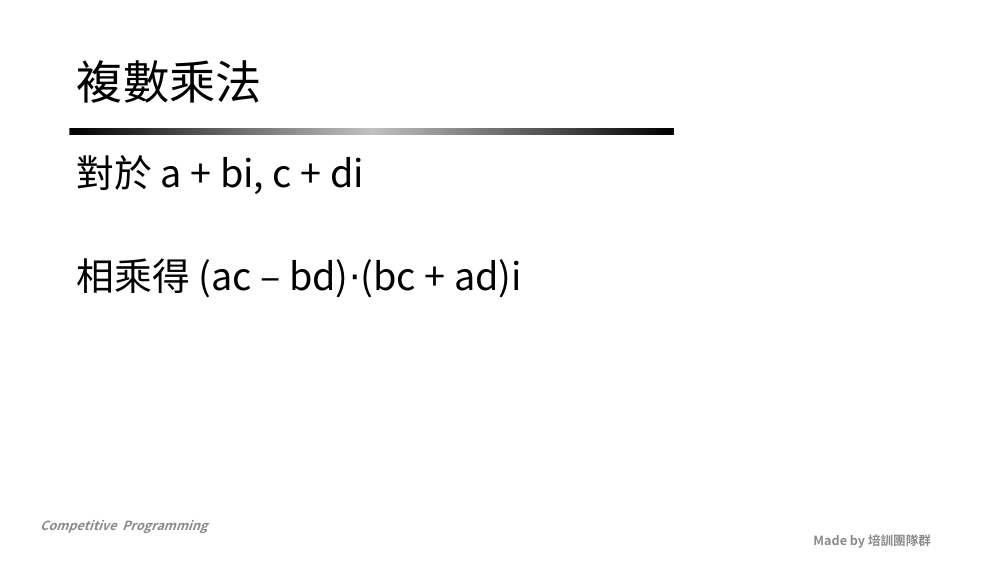
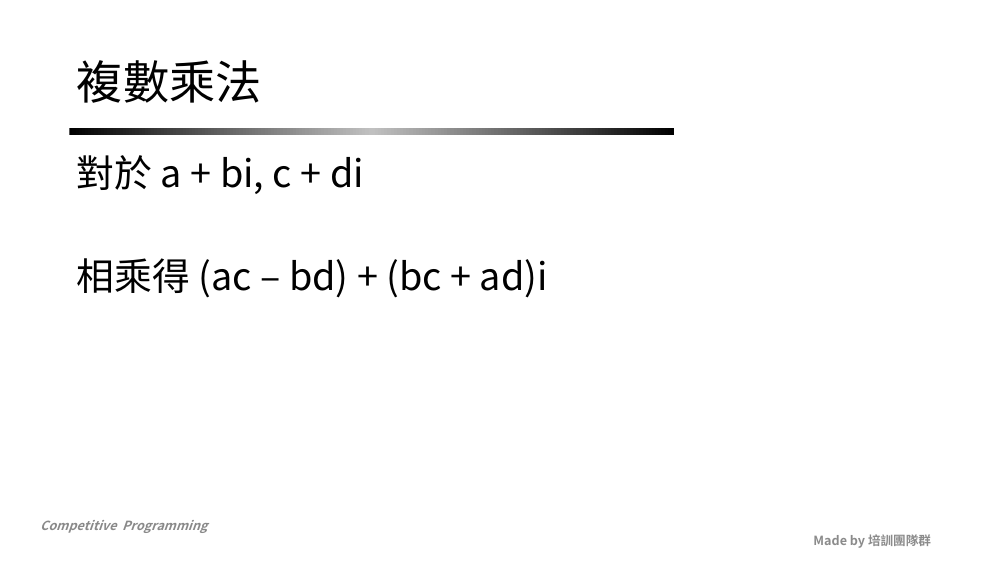
Before and after one commit to NCKUACM-Notes/nckuacm.github.io, a slide deck: slide 27 of 2019/slides/week15_1.pptx. Drawn at 1008x567 pixels with LibreOffice and Linux fonts; fonts in the diff are those of the drawing; background and template pictures are left out. Boxes give left, top, right and bottom in pixels: in the first picture for what was removed or moved away, otherwise in the second. Text is boxed around its words. In the diff, an @@ line names an element or a change of style, - is before the commit and + after.

```diff
--- a/2019/slides/week15_1.pptx
+++ b/2019/slides/week15_1.pptx
@@ text at bbox=[77, 258, 548, 298]: text changed @@
-相乘得 (ac – bd)⋅(bc + ad)i
+相乘得 (ac – bd) + (bc + ad)i
```
Also in this commit, not shown: 10 other slides changed, 1 other file.
